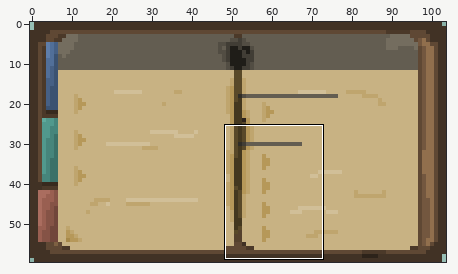
Two versions of one sprite sheet, Médecin/Assets/Resources/01_Visuals/spr_Book04.png. The picture above shows the old version from afar; the outline marks the close-up.
Close-up. Before the commit:
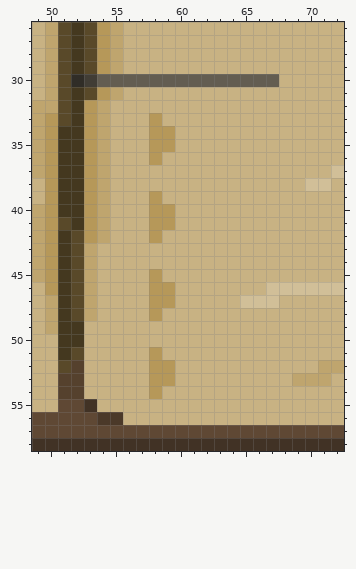
The file is 104x60 pixels. Colours within 5 levels of each other are drawn and written as one. Shown: x 49..72, y 26..58. The commit also changed other parts of the picture, which this record leaves out.
After:
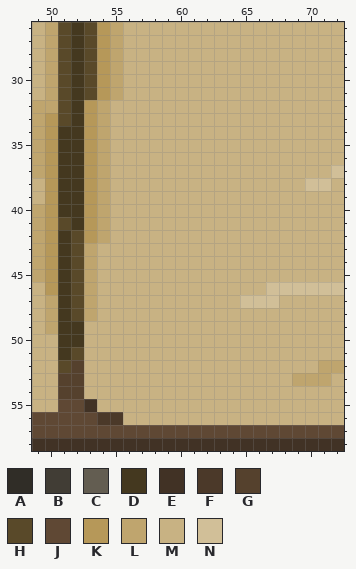
Palette (. is transparent): A #302d27  B #413d35  C #635d51  D #44381f  E #413225  F #4b3929  G #55412d  H #594929  J #5f4834  K #b69859  L #bfa56e  M #c8b283  N #d1bf98
The edit:
y 30: x 52..67 ABCCCCCCCCCCCCCC -> DHKLMMMMMMMMMMMM
y 33: x 58 K -> M
y 34..35: x 58..59 KK -> MM
y 36: x 58 K -> M
y 39: x 58 K -> M
y 40..41: x 58..59 KK -> MM
y 42: x 58 K -> M
y 45: x 58 K -> M
y 46..47: x 58..59 KK -> MM
y 48: x 58 K -> M
y 51: x 58 K -> M
y 52..53: x 58..59 KK -> MM
y 54: x 58 K -> M
